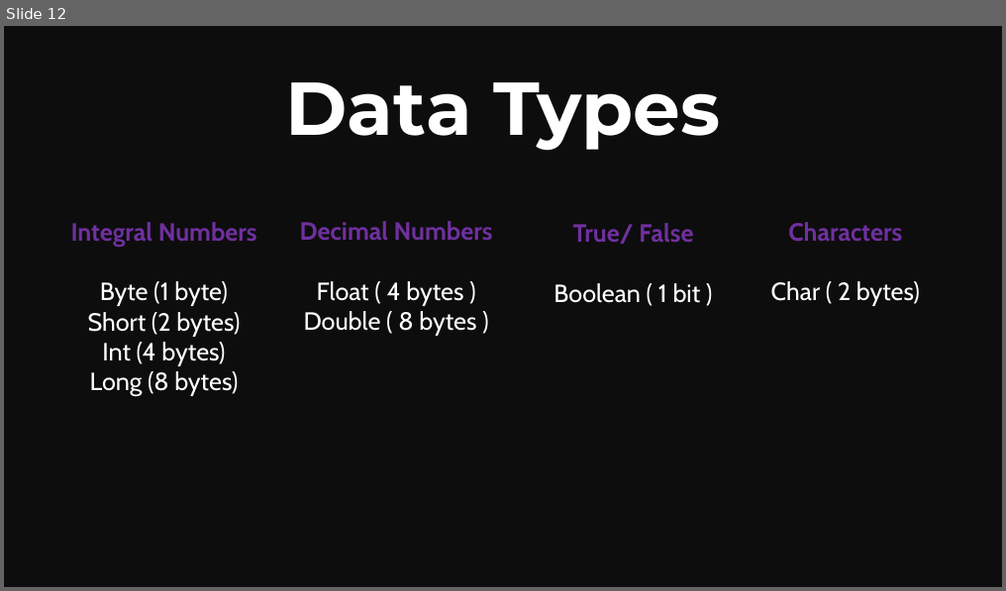
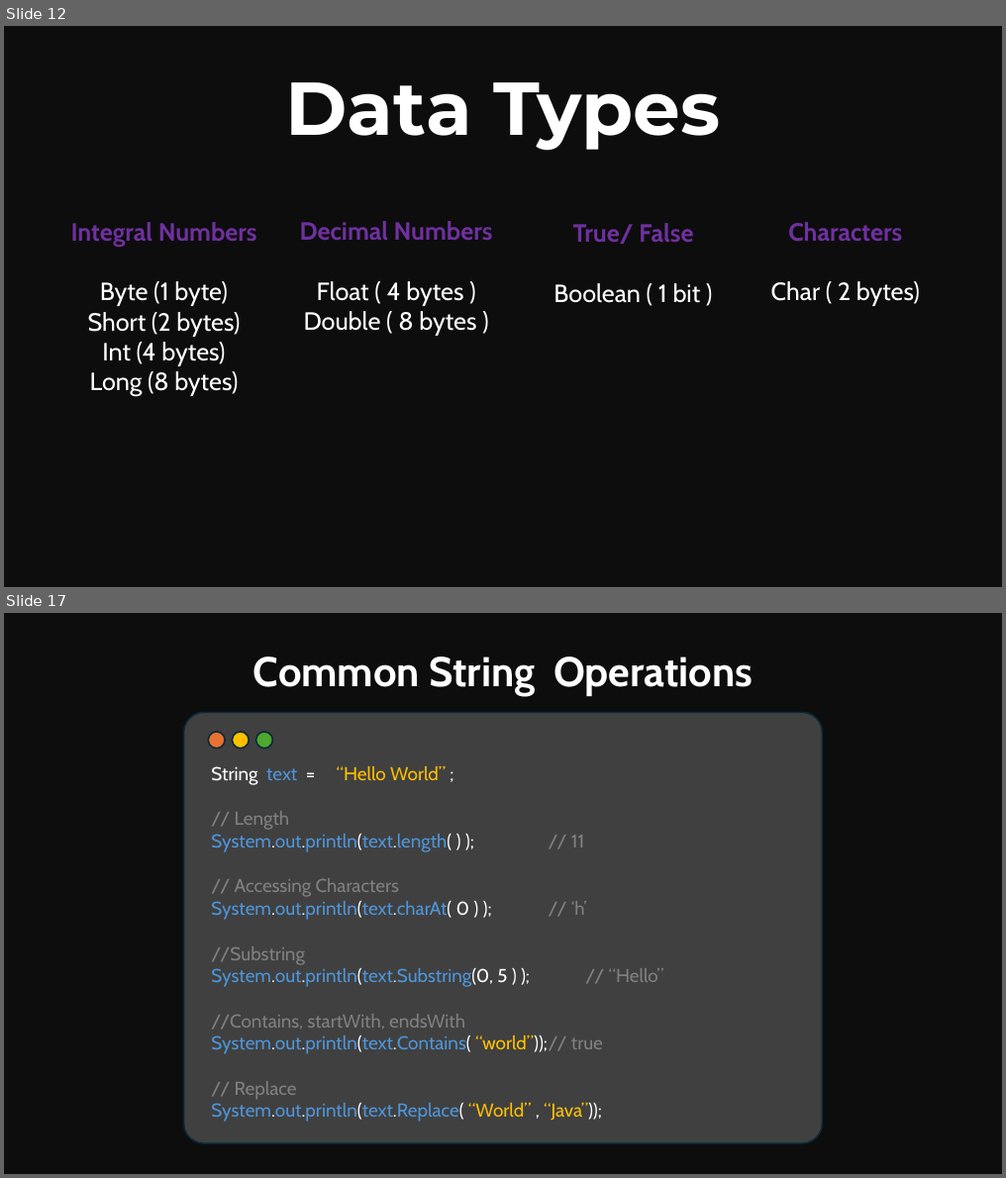
Before and after one commit to Mohitscodiclab/Java_Full_Course, a slide deck: JAVA.pptx. Shown one above the other, each under a label of ours: slide 12 before the commit, slides 12 and 17 after it; the slides between them are not shown. The pictures are 1006x591 and 1006x1178 pixels, drawn with LibreOffice and Linux fonts; fonts in the diff are those of the drawing. Boxes give left, top, right and bottom in pixels: in the first picture for what was removed or moved away, otherwise in the second. Text is boxed around its words. In the diff, an @@ line names an element or a change of style, - is before the commit and + after.

```diff
--- a/JAVA.pptx
+++ b/JAVA.pptx
@@ slide 17 added at (4,613,1002,1174), background #0D0D0D @@
@@ text added at (253,657,752,696), 40 pt, text #FFFFFF, bold @@
+Common String Operations
@@ rounded rectangle added at (183,713,823,1144), fill #404040, outline #092A39 1.5 pt @@
@@ ellipse added at (208,732,225,749), fill #E97132, outline #092A39 1.5 pt @@
@@ ellipse added at (233,732,249,749), fill #FFC000, outline #092A39 1.5 pt @@
@@ ellipse added at (256,732,272,749), fill #4EA72E, outline #092A39 1.5 pt @@
@@ text added at (211,766,664,1122), 18 pt, text #4E95D9 @@
+String text = “Hello World” ;
+// Length
+System.out.println(text.length( ) ); // 11
+// Accessing Characters
+System.out.println(text.charAt( 0 ) ); // ‘h’
+//Substring
+System.out.println(text.Substring(0, 5 ) ); // “Hello”
+//Contains, startWith, endsWith
+System.out.println(text.Contains( “world”)); // true
+// Replace
+System.out.println(text.Replace( “World” , “Java”));
```
Also in this commit, not shown: 11 other slides added, 20 other files.
